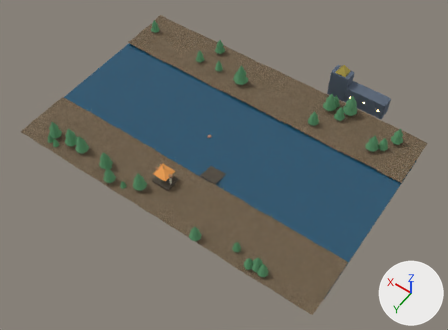
The Blender file content/stories/mahabharata/chapter-01-adi-parva/assets/blend/adi-03-ganga.blend, before and after one commit.
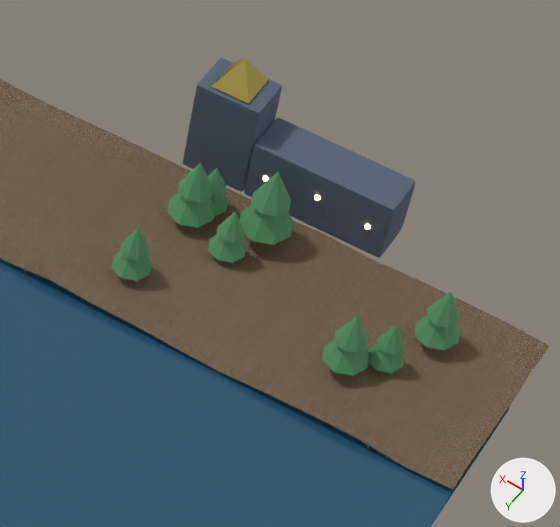
The first picture shows the older version from a 50 mm lens placed at (-118.1, 153.1, 237.0), pointed at (-8.9, 0.1, -3.4). The close-ups show the older and then the newer version on the part from 62% to 96% of the width and 15% to 58% of the height of that picture. Only the edits that show in the close-ups are written down. Lighting does not change. The marker at lower right points along +X, +Y and +Z.

Names of what the first close-up shows: 'GEO-bank-far', 'GEO-palace-dome', 'GEO-palace-main', 'GEO-palace-tower', 'GEO-river', 'GEO-tree-canopy.032', 'GEO-tree-canopy.033', 'GEO-tree-canopy.034', 'GEO-tree-canopy.035', 'GEO-tree-canopy.036', 'GEO-tree-canopy.037', 'GEO-tree-canopy.038', 'GEO-tree-canopy.039', 'GEO-tree-canopy.040', 'GEO-tree-canopy.041', 'GEO-tree-canopy.044', 'GEO-tree-canopy.045', 'GEO-tree-canopy.052', 'GEO-tree-canopy.053', 'GEO-tree-canopy.054', 'GEO-tree-canopy.055' and 1 more.
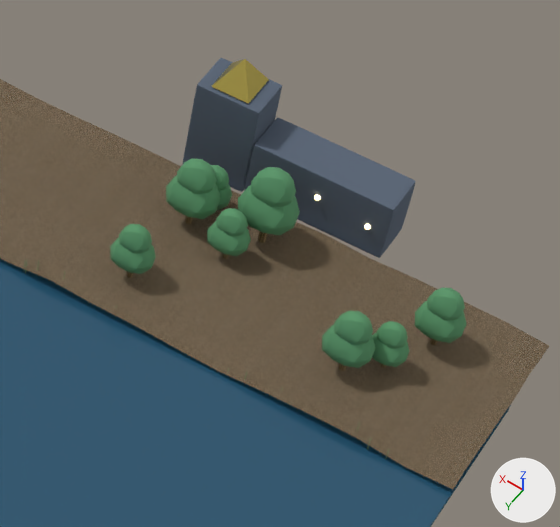
Where the change shows, as pixel boxes (x1, y1, x2, y2) in the close-ups (560 x 527 px):
'GEO-tree-canopy.034', reshaped: before (240, 205, 293, 245); after (238, 185, 300, 235)
'GEO-tree-canopy.052', reshaped: before (167, 192, 215, 228); after (166, 175, 221, 219)
'GEO-tree-canopy.035', reshaped (12% wider, 11% shorter): before (251, 172, 291, 217); after (251, 167, 296, 207)
'GEO-tree-canopy.032', reshaped: before (322, 340, 369, 376); after (322, 324, 376, 368)
'GEO-tree-canopy.036', reshaped: before (415, 316, 459, 350); after (415, 301, 467, 343)
'GEO-tree-canopy.053', reshaped (14% wider, 10% shorter): before (178, 163, 213, 203); after (177, 158, 217, 194)
'GEO-tree-canopy.033', reshaped (14% wider, 8% shorter): before (334, 315, 368, 353); after (334, 310, 373, 345)
'GEO-tree-canopy.040', reshaped: before (111, 252, 152, 281); after (110, 237, 156, 274)
'GEO-tree-canopy.037', reshaped (18% wider, 8% shorter): before (427, 292, 459, 328); after (427, 287, 465, 320)
'GEO-tree-canopy.044', reshaped: before (208, 234, 246, 263); after (207, 221, 251, 256)
'GEO-tree-canopy.038', reshaped: before (368, 344, 404, 373); after (372, 332, 410, 367)
'GEO-tree-canopy.041', reshaped (13% wider, 9% shorter): before (120, 228, 149, 260); after (119, 224, 152, 253)
'GEO-tree-canopy.045', reshaped (18% wider, 9% shorter): before (217, 212, 244, 243); after (216, 208, 248, 236)
'GEO-tree-canopy.039', reshaped (14% wider, 6% shorter): before (376, 325, 403, 355); after (377, 321, 408, 349)
'GEO-tree-canopy.055', reshaped: before (208, 168, 226, 198); after (211, 165, 229, 191)
'GEO-tree-canopy.054', reshaped: before (211, 194, 228, 217); after (217, 184, 232, 210)
part 1 of me_cone_001, built on: before (111, 163, 459, 376); after (110, 158, 467, 368)

Patch to the scene script:
```diff
--- a/content/stories/mahabharata/chapter-01-adi-parva/assets/blend/adi-03-ganga.blend.py
+++ b/content/stories/mahabharata/chapter-01-adi-parva/assets/blend/adi-03-ganga.blend.py
@@ me_cone_001 @@
 # used by ob_geo_tree_canopy_032; location = (-64.0, -47.0, 6.2); scale = (1.72, 1.72, 1.72)
-me_cone_001.from_pydata(...)  # 9 vertices, 9 faces; spans x -1.9..1.9, y -1.9..1.9, z -1.8..1.8
+me_cone_001.from_pydata(...)  # 42 vertices, 80 faces; spans x -2.07..2.06, y -1.79..1.77, z -1.22..1.91
+# me_cone_001 part 1: the whole mesh is rebuilt
+# me_cone_001 part 2: the surface is now shaded smooth
 me_cone_001.materials.append(mat_mat_leaf)
```
